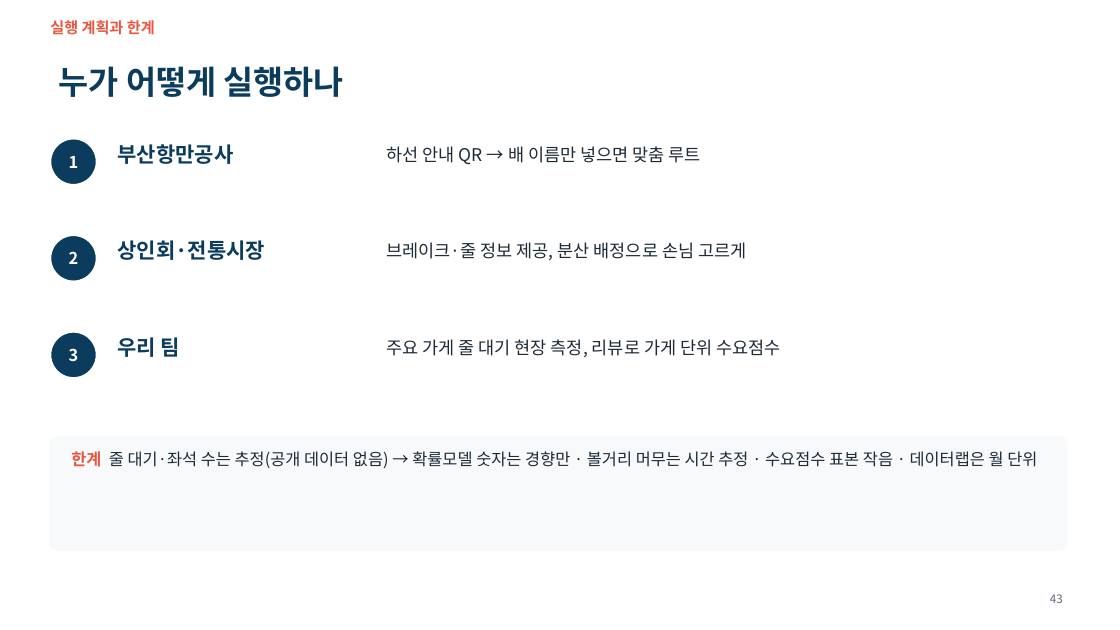
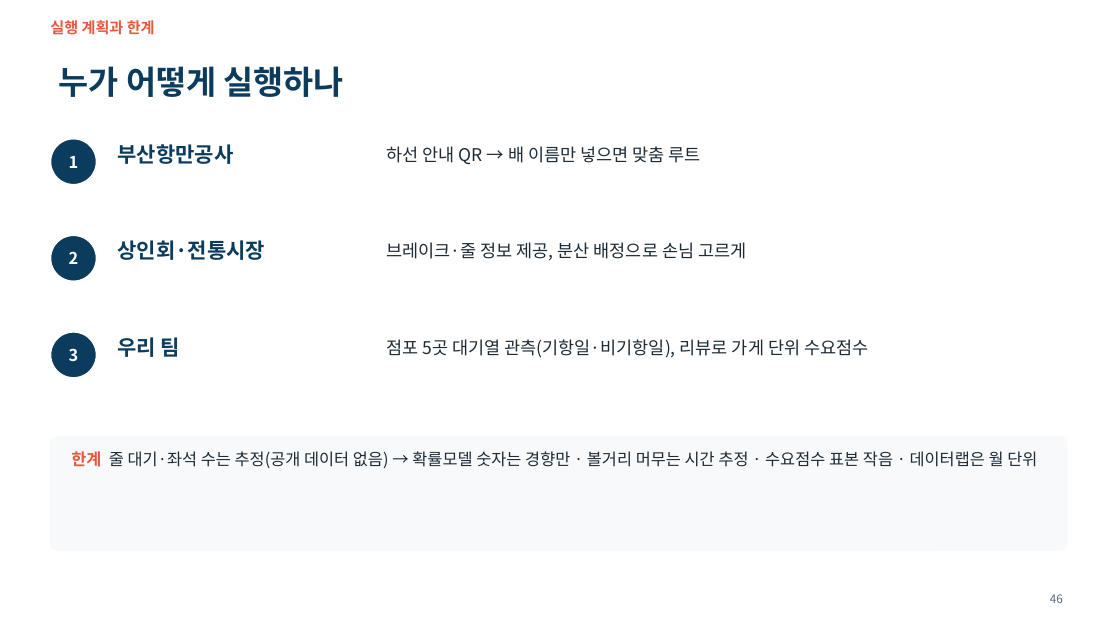
Before and after one commit to ddayoung03/busan-cruise-unpassing, a slide deck: slide 46 of 05_문서/3주차_발표자료.pptx (slide 43 before the commit). Drawn at 1120x630 pixels with LibreOffice and Linux fonts; fonts in the diff are those of the drawing. Boxes give left, top, right and bottom in pixels: in the first picture for what was removed or moved away, otherwise in the second. Text is boxed around its words. In the diff, an @@ line names an element or a change of style, - is before the commit and + after.

```diff
--- a/05_문서/3주차_발표자료.pptx
+++ b/05_문서/3주차_발표자료.pptx
@@ text at (386,339,868,358): text changed @@
-주요 가게 줄 대기 현장 측정, 리뷰로 가게 단위 수요점수
+점포 5곳 대기열 관측(기항일·비기항일), 리뷰로 가게 단위 수요점수
@@ page number at (1050,594,1063,603): text changed @@
-43
+46
```
Also in this commit, not shown: 10 other slides changed, 4 slides added, 37 other files.
